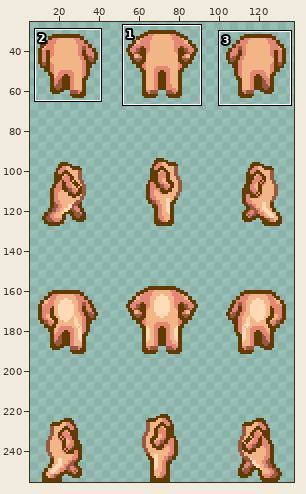
Sprite sheet: collection/cabbit-bases/sprite/parts/body/PNG/48x64_scale2x/body-m-heavy-tough-light.png. The picture above shows the old version from afar; the outline marks the close-up.
Close-up. Before:
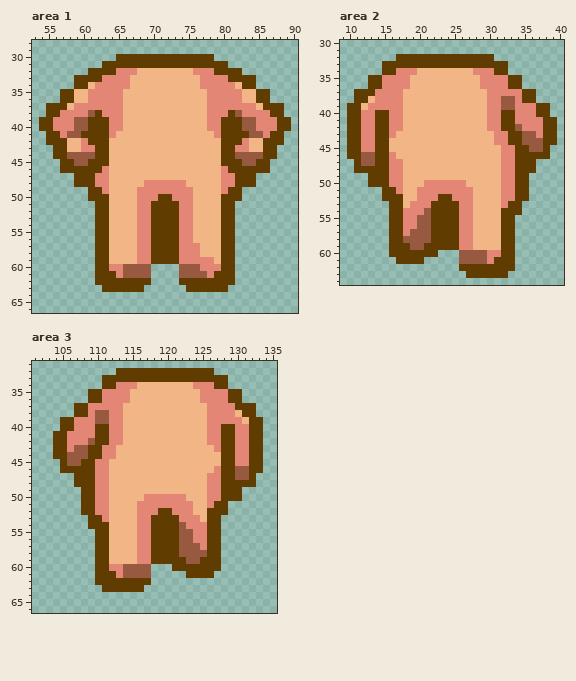
The file is 144x256 pixels. Shown: area 1: x 53..90, y 28..66; area 2: x 9..40, y 30..64; area 3: x 101..135, y 31..66. The wide view leaves out empty margins.
The result:
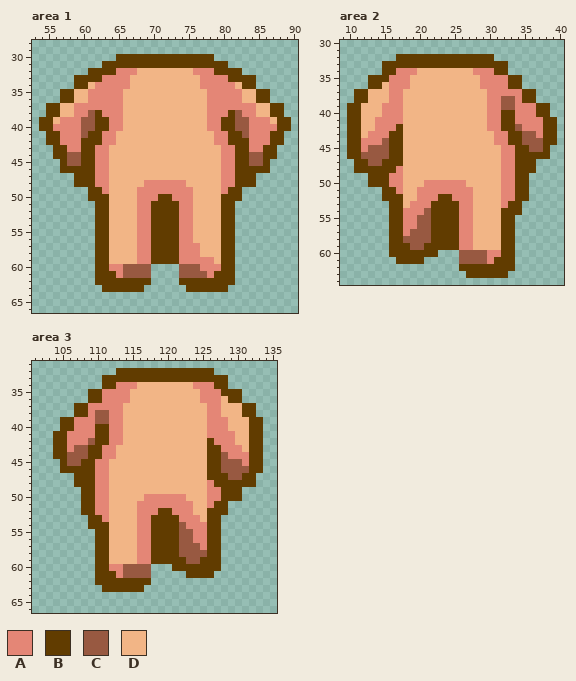
Palette (. is transparent): A #e48676  B #613c00  C #985941  D #f2b586
From the commit log: Touch up arms on body-m-heavy-tough sprites
Change:
--- area 1
@@ x 53..90 @@
 36 ....BBDDAAAAADDDDDDDDDDDDAAAAADDBB....
-37 ..BBBDAAAAAAADDDDDDDDDDDDAAAAAAADBBB..
-38 ..BBAAAACBAAADDDDDDDDDDDDAAABCAAAABB..
-39 .BBAAACCBBBAADDDDDDDDDDDDAABBBCCAAABB.
-40 .BBAAACCBBBAADDDDDDDDDDDDAABBBCCAAABB.
-41 ..BBACCBBBBADDDDDDDDDDDDDDABBBBCCABB..
-42 ..BBBDDABBBDDDDDDDDDDDDDDDDBBBADDBBB..
-43 ...BBDDAABBDDDDDDDDDDDDDDDDBBAADDBB...
-44 ...BBCCCCBBDDDDDDDDDDDDDDDDBBCCCCBB...
-45 ....BBCCBBBDDDDDDDDDDDDDDDDBBBCCBB....
-46 ....BBBBBBADDDDDDDDDDDDDDDDABBBBBB....
+37 ..BBDDAAAAAAADDDDDDDDDDDDAAAAAAADDBB..
+38 ..BBDDAACBAAADDDDDDDDDDDDAAABCAADDBB..
+39 .BBDAAACCBBAADDDDDDDDDDDDAABBCCAAADBB.
+40 .BBAAAACCBBAADDDDDDDDDDDDAABBCCAAAABB.
+41 ..BBAAACBBAADDDDDDDDDDDDDDAABBCAAABB..
+42 ..BBAAABBBAADDDDDDDDDDDDDDAABBBAAABB..
+43 ...BBAABBAADDDDDDDDDDDDDDDDAABBAABB...
+44 ...BBCCBBAADDDDDDDDDDDDDDDDAABBCCBB...
+45 ....BCCBBAADDDDDDDDDDDDDDDDAABBCCB....
+46 ....BBBBBAADDDDDDDDDDDDDDDDAABBBBB....
 47 ......BBBAADDDDDDDDDDDDDDDDAABBB......
--- area 2
@@ x 10..19 @@
 34 .....BBAAA
-35 ...BBAAAAD
-36 ...BBAAAAD
-37 .BBBAAAADD
-38 .BBDAAAADD
-39 BBDAAAAADD
-40 BBAABBAADD
-41 BBAABBAADD
-42 BBAABBAADD
-43 BBAABBADDD
-44 BBAABBDDDD
-45 BBAABBDDDD
-46 BBCCBBADDD
-47 .BCCBBAADD
-48 .BBBBBAADD
+35 ...BBBAAAD
+36 ...BBDAAAD
+37 .BBDDDAADD
+38 .BBDDDAADD
+39 BBDDDAAADD
+40 BBDDDAAADD
+41 BBDDAAAADD
+42 BBDDAAABDD
+43 BBDAAABBDD
+44 BBAAACBBDD
+45 BBACCCBBDD
+46 BBCCCCBBDD
+47 .BBCCBBBDD
+48 .BBBBBBADD
 49 ...BBBAADD
--- area 3
@@ x 124..133 @@
 34 AAABB.....
-35 DAAAABB...
-36 DAAAABB...
-37 DDAAAABBB.
-38 DDAAAADBB.
-39 DDAAAAADBB
-40 DDAABBAABB
-41 DDAABBAABB
-42 DDAABBAABB
-43 DDDABBAABB
-44 DDDDBBAABB
-45 DDDDBBAABB
-46 DDDABBCCBB
-47 DDAABBCCB.
-48 DDAABBBBB.
+35 DAAABBB...
+36 DAAADBB...
+37 DDAADDDBB.
+38 DDAADDDBB.
+39 DDAAADDDBB
+40 DDAAADDDBB
+41 DDAAAADDBB
+42 DDBAAADDBB
+43 DDBBAAADBB
+44 DDBBCAAABB
+45 DDBBCCCABB
+46 DDBBCCCCBB
+47 DDBBBCCBB.
+48 DDABBBBBB.
 49 DDAABBB...
Pixel boxes of the changes (left, top, right, bottom) in both close-ups:
changed: (53, 103, 116, 173)
changed: (214, 103, 277, 173)
changed: (361, 75, 403, 173)
changed: (207, 389, 249, 487)
